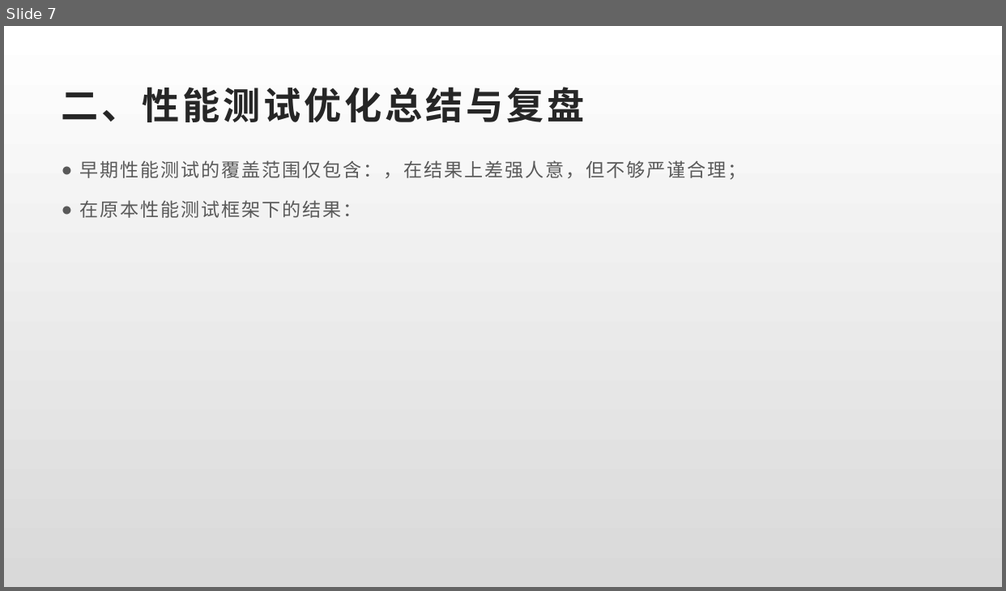
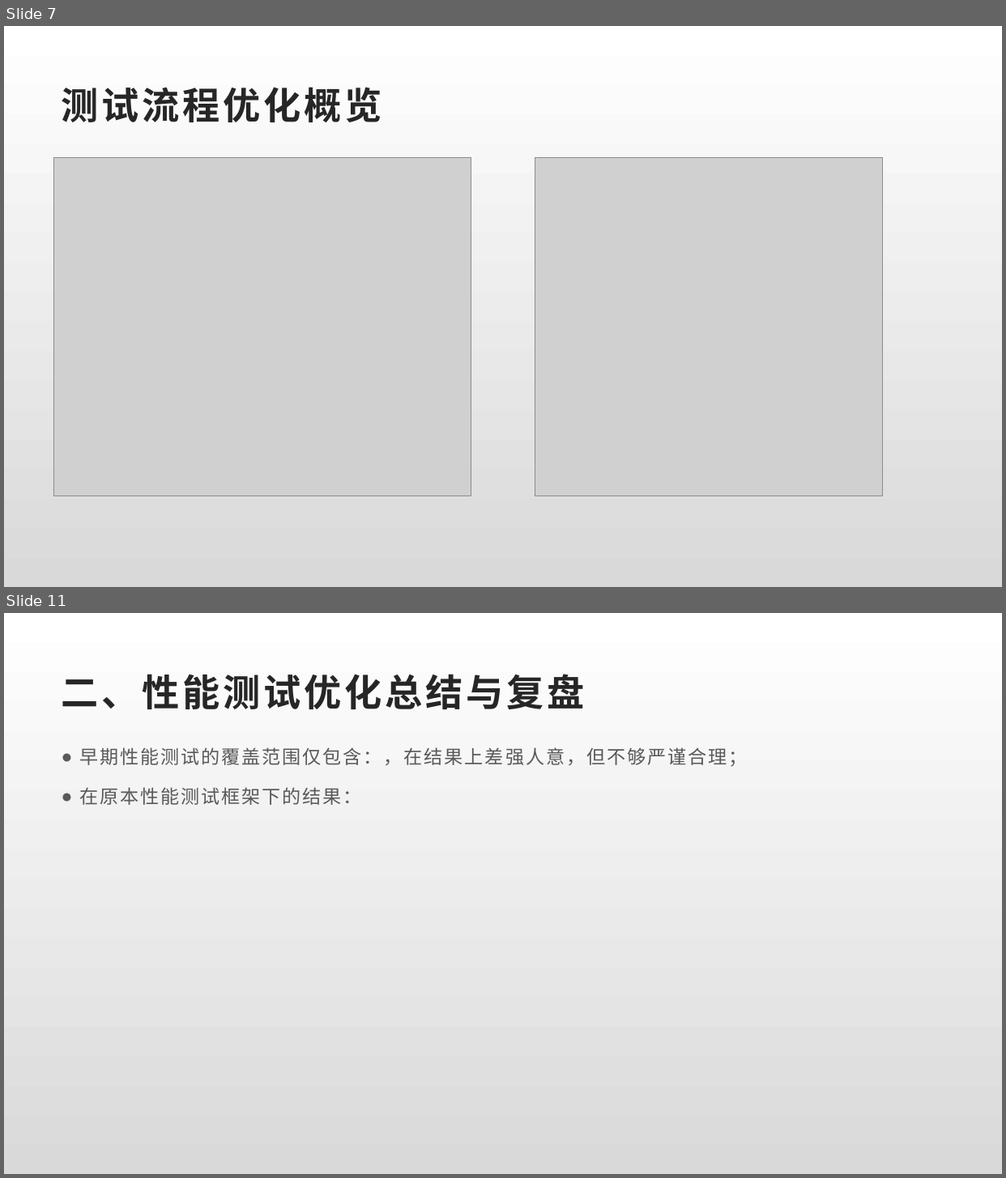
Before and after one commit to Rexixe1993/JavaScriptLesson, a slide deck: 全球版灌篮OBT复盘总结.pptx. Shown one above the other, each under a label of ours: slide 7 before the commit, slides 7 and 11 after it; the slides between them are not shown. The pictures are 1006x591 and 1006x1178 pixels, drawn with LibreOffice and Linux fonts; fonts in the diff are those of the drawing; grey boxes stand for pictures. Boxes give left, top, right and bottom in pixels: in the first picture for what was removed or moved away, otherwise in the second. Text is boxed around its words. In the diff, an @@ line names an element or a change of style, - is before the commit and + after.

```diff
--- a/全球版灌篮OBT复盘总结.pptx
+++ b/全球版灌篮OBT复盘总结.pptx
@@ slide 7 added at <box>4,26,1002,587</box>, background gradient #FFFFFF to #D9D9D9 @@
@@ title added at <box>62,87,382,122</box>, 36 pt, text #262626, bold @@
+测试流程优化概览
@@ picture added at <box>54,158,471,497</box> @@
@@ picture added at <box>535,158,883,497</box> @@
@@ what was slide 7 is now slide 11 @@
```
Also in this commit, not shown: 6 slides changed, 4 other slides added, 1 slide removed.
